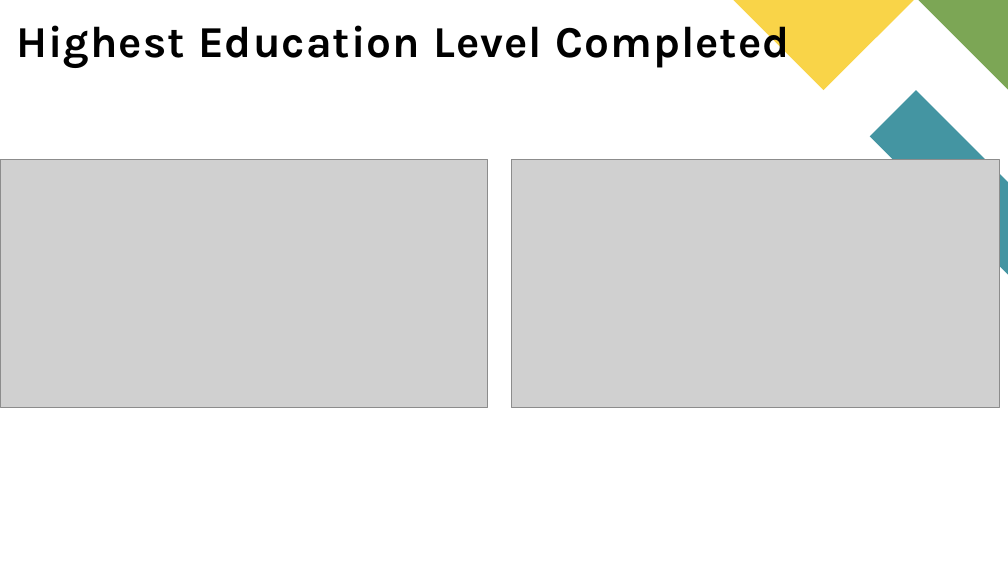
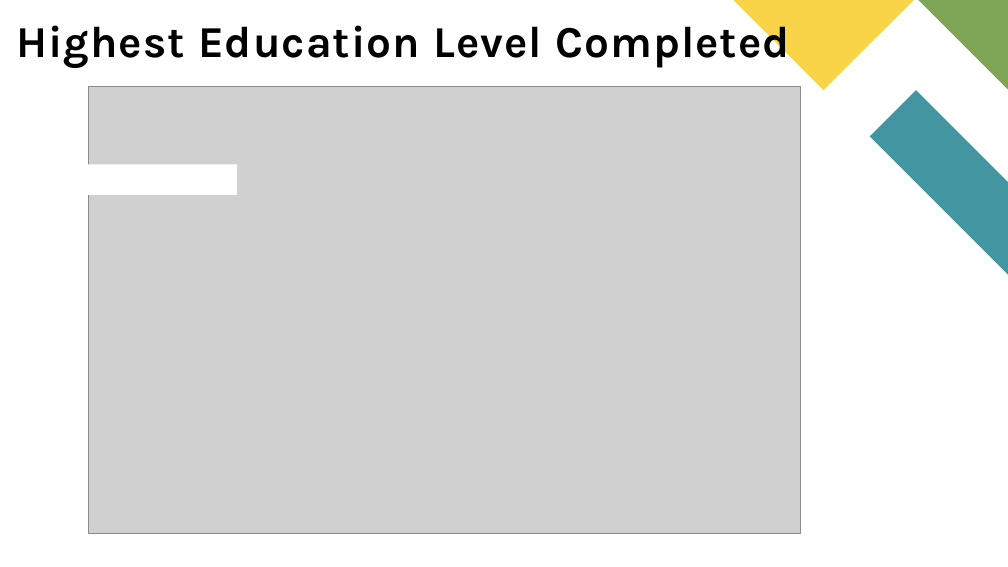
Before and after one commit to DanielMoralesII/Capstone, a slide deck: slide 10 of ppt/sci.pptx (slide 8 before the commit). Drawn at 1008x567 pixels with LibreOffice and Linux fonts; fonts in the diff are those of the drawing; grey boxes stand for pictures. Boxes give left, top, right and bottom in pixels: in the first picture for what was removed or moved away, otherwise in the second. Text is boxed around its words. In the diff, an @@ line names an element or a change of style, - is before the commit and + after.

```diff
--- a/ppt/sci.pptx
+++ b/ppt/sci.pptx
@@ picture added at box(88, 87, 801, 534) @@
@@ picture removed at box(0, 160, 488, 408) @@
@@ rectangle added at box(44, 164, 237, 194), fill #FFFFFF @@
@@ picture removed at box(512, 160, 1000, 408) @@
```
Also in this commit, not shown: 5 other slides changed, 4 slides added, 2 other files.
